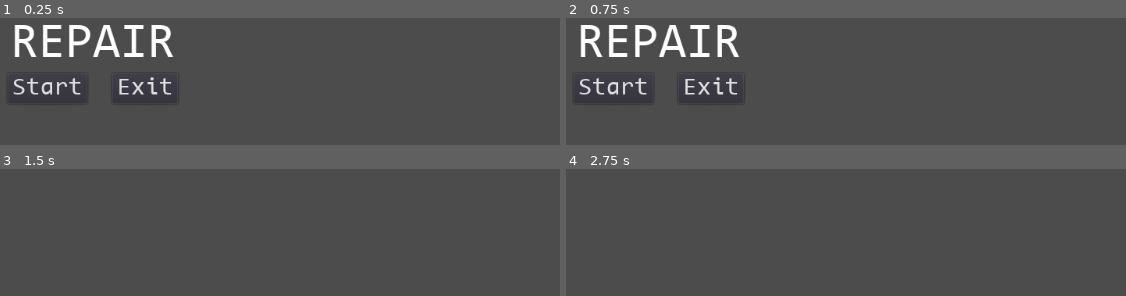
Above: before the commit, frames 1-4 (two rows, left to right).
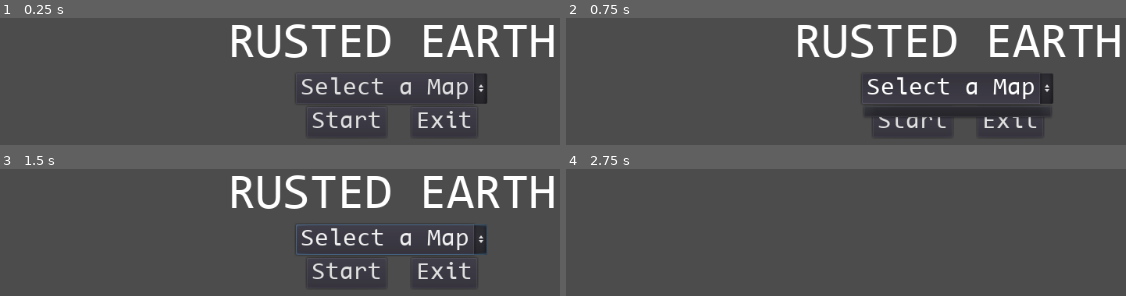
Above: after the commit, the same moments.

Repository: oatley/RustedEarth
Game: Godot game, scene res://Assets/Scenes/Main.tscn
Two runs of this game, one before a commit and one after it. Both use one fixed random seed, a clock stepped at 60 frames per second and the inputs below.
Inputs (mouse positions are in pixels of both pictures, inside the frame that each line leads up to):
- Up to frame 1 (0.25 s): no input
- Up to frame 2 (0.75 s): click (958, 89) at 0.5 s, where only the run after the commit has a clickable "Select a Map"
- Up to frame 3 (1.5 s): click "Start" at 1.25 s
- Up to frame 4 (2.75 s): click (913, 273) at 2 s, where only the run after the commit has a clickable "Start"

The runs differ from the first frame. In frame 1, 13% of the frame differs, in the area x 2-99%, y 4-93%; in frame 2, 16%; in frame 3, 8.9%; in frame 4, nothing differs.
Error before the commit: Invalid get index '-1x-1x0' (on base: 'Dictionary'). (res://Assets/Scripts/Map.gd:48)
Error after the commit: Invalid operands 'Nil' and 'Nil' in operator '- (negation)'. (res://Assets/Scripts/Map.gd:28)

Commit message:
Adding builds

Diff:
--- a/Assets/Scenes/Floor.tscn
+++ b/Assets/Scenes/Floor.tscn
@@ -1,6 +1,6 @@
 [gd_scene load_steps=2 format=2]
 
-[ext_resource path="res://Assets/2d/stone_floor_tile.png" type="Texture" id=1]
+[ext_resource path="res://Assets/2d/stone_floor_tile2.png" type="Texture" id=1]
 
 [node name="Floor" type="Sprite"]
 scale = Vector2( 0.5, 0.5 )
--- a/Assets/Scenes/GUI.tscn
+++ b/Assets/Scenes/GUI.tscn
@@ -1,10 +1,14 @@
-[gd_scene load_steps=6 format=2]
+[gd_scene load_steps=7 format=2]
 
 [ext_resource path="res://Assets/Scripts/GUI.gd" type="Script" id=1]
 [ext_resource path="res://Assets/Fonts/cnr.otf" type="DynamicFontData" id=2]
 
 [sub_resource type="DynamicFont" id=1]
 size = 64
+font_data = ExtResource( 2 )
+
+[sub_resource type="DynamicFont" id=4]
+size = 32
 font_data = ExtResource( 2 )
 
 [sub_resource type="DynamicFont" id=2]
@@ -17,8 +21,6 @@
 
 [node name="GUI" type="MarginContainer"]
 anchor_right = 1.0
-anchor_bottom = 1.0
-margin_bottom = -418.0
 custom_constants/margin_right = 20
 custom_constants/margin_top = 20
 custom_constants/margin_left = 20
@@ -29,7 +31,7 @@
 margin_left = 20.0
 margin_top = 20.0
 margin_right = 1004.0
-margin_bottom = 162.0
+margin_bottom = 171.0
 
 [node name="TitleHbox" type="HBoxContainer" parent="VBoxContainer"]
 margin_right = 984.0
@@ -37,18 +39,31 @@
 alignment = 1
 
 [node name="Title" type="Label" parent="VBoxContainer/TitleHbox"]
-margin_left = 387.0
-margin_right = 597.0
+margin_left = 282.0
+margin_right = 702.0
 margin_bottom = 65.0
 custom_fonts/font = SubResource( 1 )
-text = "Repair"
+text = "Rusted Earth"
 align = 1
 uppercase = true
 
-[node name="ButtonsHbox" type="HBoxContainer" parent="VBoxContainer"]
+[node name="MapSelectionHbox" type="HBoxContainer" parent="VBoxContainer"]
 margin_top = 69.0
 margin_right = 984.0
 margin_bottom = 108.0
+alignment = 1
+
+[node name="OptionButton" type="OptionButton" parent="VBoxContainer/MapSelectionHbox"]
+margin_left = 363.0
+margin_right = 620.0
+margin_bottom = 39.0
+custom_fonts/font = SubResource( 4 )
+text = "Select a Map"
+
+[node name="ButtonsHbox" type="HBoxContainer" parent="VBoxContainer"]
+margin_top = 112.0
+margin_right = 984.0
+margin_bottom = 151.0
 custom_constants/separation = 32
 alignment = 1
 
--- a/Assets/Scenes/Main.tscn
+++ b/Assets/Scenes/Main.tscn
@@ -6,5 +6,8 @@
 [node name="Main" type="Node2D"]
 
 [node name="GUI" parent="." instance=ExtResource( 1 )]
+anchor_bottom = 1.0
+margin_right = 1024.0
+margin_bottom = 148.0
 
 [node name="Map" parent="." instance=ExtResource( 2 )]
--- a/Assets/Scenes/Sand.tscn
+++ b/Assets/Scenes/Sand.tscn
@@ -1,6 +1,6 @@
 [gd_scene load_steps=2 format=2]
 
-[ext_resource path="res://Assets/2d/sand_tile.png" type="Texture" id=1]
+[ext_resource path="res://Assets/2d/sand_tile2.png" type="Texture" id=1]
 
 [node name="Sand" type="Sprite"]
 scale = Vector2( 0.5, 0.5 )
--- a/Assets/Scenes/Wall.tscn
+++ b/Assets/Scenes/Wall.tscn
@@ -1,6 +1,6 @@
 [gd_scene load_steps=2 format=2]
 
-[ext_resource path="res://Assets/2d/stone_wall_tile.png" type="Texture" id=1]
+[ext_resource path="res://Assets/2d/stone_wall_tile2.png" type="Texture" id=1]
 
 [node name="Wall" type="Sprite"]
 scale = Vector2( 0.5, 0.5 )
--- a/Assets/Scenes/Water.tscn
+++ b/Assets/Scenes/Water.tscn
@@ -1,6 +1,6 @@
 [gd_scene load_steps=2 format=2]
 
-[ext_resource path="res://Assets/2d/water_tile.png" type="Texture" id=1]
+[ext_resource path="res://Assets/2d/water_tile2.png" type="Texture" id=1]
 
 [node name="Water" type="Sprite"]
 scale = Vector2( 0.5, 0.5 )
--- a/Assets/Scripts/Map.gd
+++ b/Assets/Scripts/Map.gd
@@ -11,7 +11,9 @@
 var tree_tile = load("res://Assets/Scenes/Tree.tscn")
 var player_tile = load("res://Assets/Scenes/Player.tscn")
 
-var world_name = "meow4"
+var world_name = "land1"
+var world_size_x
+var world_size_y
 var map_size = 50
 var tile_size = 32 # Sprite size
 var player
@@ -21,16 +23,14 @@
   """meow"""
 
 func play():
-  var map_level_x = 1
-  var map_level_y = 1
   gui.hide()
   load_world()
-  for x in range(-map_level_x, map_level_x+1):
-    for y in range(-map_level_y, map_level_y+1):
+  for x in range(-world_size_x, world_size_x+1):
+    for y in range(-world_size_y, world_size_y+1):
       var map_name = str(x)+"x"+str(y)+"x"+"0"
       print(map_name)
       load_map(map_name)
-      draw_map_tiles(map_name)
+      draw_map_tiles(map_name) # can you only draw map tiles of the closest 5?
   add_player("0x0x0")
 
 func load_world():
@@ -40,6 +40,8 @@
   var json = JSON.parse(json_string)
   if json.error == OK:
     world = json.result
+    world_size_x = int(world["size_x"])
+    world_size_y = int(world["size_y"])
   else:
     print("error with json in world")
 
--- a/project.godot
+++ b/project.godot
@@ -15,7 +15,7 @@
 
 [application]
 
-config/name="repair"
+config/name="Rusted Earth"
 run/main_scene="res://Assets/Scenes/Main.tscn"
 config/icon="res://icon.png"
 
Binary file added: Assets/2d/sand_tile2.png
Binary file added: Assets/2d/stone_floor_tile2.png
Binary file added: Assets/2d/stone_wall_tile2.png
Binary file added: Assets/2d/water_tile2.png
Not shown, added: export_presets.cfg
Not shown, changed: .gitignore
